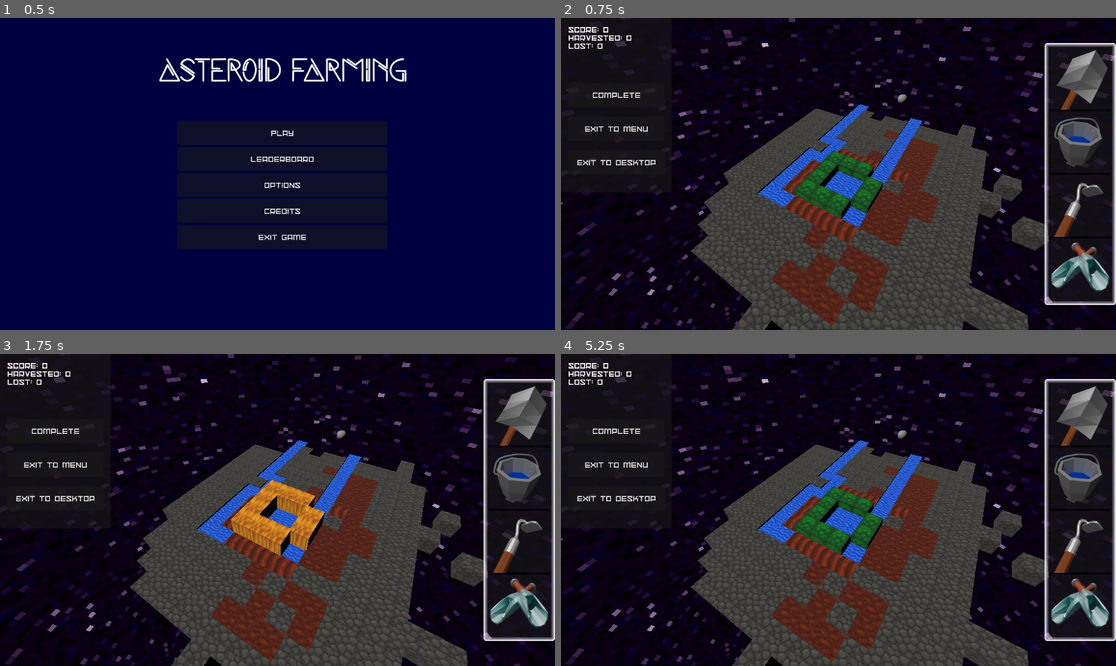
Above: before the commit, frames 1-4 (two rows, left to right).
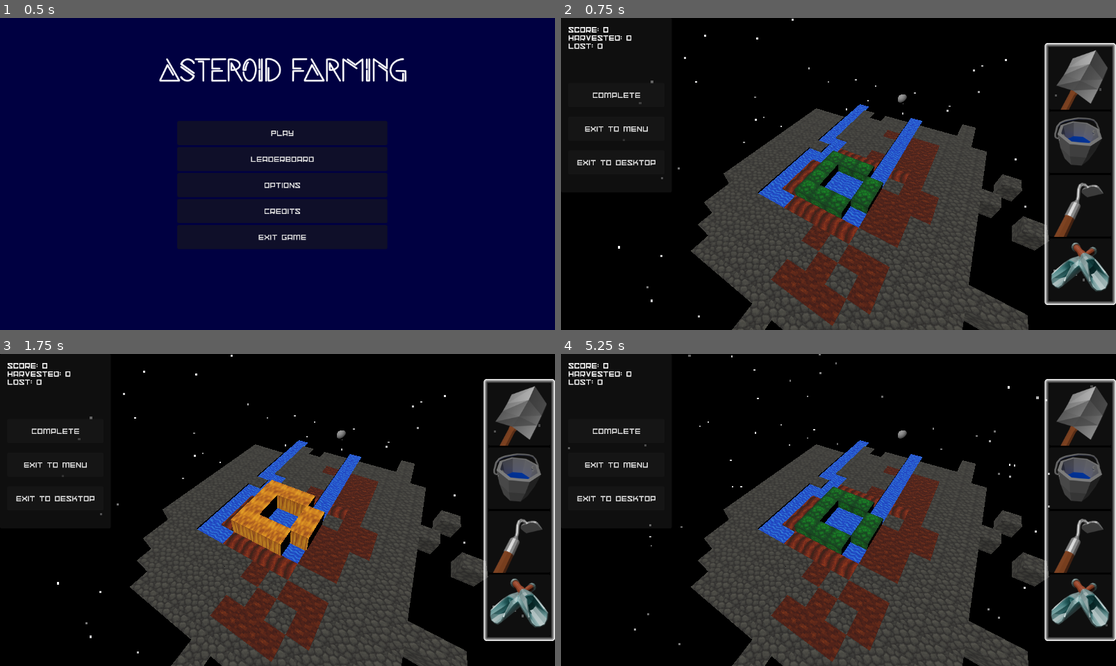
Above: after the commit, the same moments.

Repository: 100-Devs-1-Game/AsteroidFarming
Game: Godot game, scene res://scenes/main_program.tscn
The game is run twice, just before and just after one commit, with the same random seed, the same clock (stepped at 60 frames per second) and the same inputs.
Inputs (mouse positions are in pixels of both pictures, inside the frame that each line leads up to):
- Up to frame 1 (0.5 s): no input
- Up to frame 2 (0.75 s): click "Play" at 0.5 s
- Up to frame 3 (1.75 s): click (277, 510) at 1.25 s
- Up to frame 4 (5.25 s): click "Complete" at 2 s; click (832, 541) at 2.77 s; type "Alex" at 2.85 s; click "Submit" at 3.5 s; click "Clear leaderboard" at 4.25 s; click "Play" at 5 s

Frame 1 is identical in both runs. In frame 2, 10% of the frame differs, in the area x 0-100%, y 0-100%; in frame 3, 10%; in frame 4, 10%.

Commit message:
Add particle starfield

Diff:
--- a/src/assets/world_environment.tres
+++ b/src/assets/world_environment.tres
@@ -1,29 +1,17 @@
-[gd_resource type="Environment" load_steps=6 format=3 uid="uid://dol1vabg3lf3"]
+[gd_resource type="Environment" load_steps=5 format=3 uid="uid://dol1vabg3lf3"]
 
-[sub_resource type="Gradient" id="Gradient_n3r87"]
-offsets = PackedFloat32Array(0, 0.6, 0.7, 0.8, 0.9, 1)
-colors = PackedColorArray(0, 0, 0, 1, 0.073148705, 2.7819575e-05, 0.104602195, 1, 0.024999978, 0, 0.15, 1, 0.24563003, 0.14209999, 0.29, 1, 0.6573601, 0.5112001, 0.72, 1, 1, 1, 1, 1)
-metadata/_snap_enabled = true
+[sub_resource type="FastNoiseLite" id="FastNoiseLite_fynbl"]
 
-[sub_resource type="FastNoiseLite" id="FastNoiseLite_rfnck"]
-frequency = 1.0
+[sub_resource type="NoiseTexture2D" id="NoiseTexture2D_2xi55"]
+noise = SubResource("FastNoiseLite_fynbl")
 
-[sub_resource type="NoiseTexture2D" id="NoiseTexture2D_up770"]
-width = 256
-height = 256
-generate_mipmaps = false
-noise = SubResource("FastNoiseLite_rfnck")
-color_ramp = SubResource("Gradient_n3r87")
-
-[sub_resource type="PanoramaSkyMaterial" id="PanoramaSkyMaterial_rvr6v"]
-panorama = SubResource("NoiseTexture2D_up770")
-filter = false
+[sub_resource type="PhysicalSkyMaterial" id="PhysicalSkyMaterial_e8svi"]
+night_sky = SubResource("NoiseTexture2D_2xi55")
 
 [sub_resource type="Sky" id="Sky_rfnck"]
-sky_material = SubResource("PanoramaSkyMaterial_rvr6v")
-radiance_size = 0
+sky_material = SubResource("PhysicalSkyMaterial_e8svi")
 
 [resource]
-background_mode = 2
+background_mode = 1
 background_canvas_max_layer = 1
 sky = SubResource("Sky_rfnck")
--- a/src/scenes/main_scene.tscn
+++ b/src/scenes/main_scene.tscn
@@ -6,6 +6,7 @@
 [ext_resource type="Script" uid="uid://cyikgmoxhotjh" path="res://scenes/farm.gd" id="4_c1pb6"]
 [ext_resource type="Script" uid="uid://71jxb0tokcx4" path="res://scripts/farm_element.gd" id="5_6wevv"]
 [ext_resource type="Script" uid="uid://5tnrmukvr7sp" path="res://scripts/farm_element_transition.gd" id="6_e1cbu"]
+[ext_resource type="Script" uid="uid://7cya8gad5rw4" path="res://scenes/starfield.gd" id="7_c16ls"]
 
 [sub_resource type="SphereMesh" id="SphereMesh_7ykc4"]
 
@@ -14,6 +15,24 @@
 
 [sub_resource type="BoxShape3D" id="BoxShape3D_7ykc4"]
 size = Vector3(100, 0.1, 100)
+
+[sub_resource type="StandardMaterial3D" id="StandardMaterial3D_rt2n2"]
+shading_mode = 0
+specular_mode = 2
+disable_ambient_light = true
+vertex_color_use_as_albedo = true
+billboard_mode = 3
+particles_anim_h_frames = 1
+particles_anim_v_frames = 1
+particles_anim_loop = false
+
+[sub_resource type="PlaneMesh" id="PlaneMesh_c16ls"]
+material = SubResource("StandardMaterial3D_rt2n2")
+size = Vector2(1, 1)
+orientation = 2
+
+[sub_resource type="Gradient" id="Gradient_c16ls"]
+colors = PackedColorArray(0.3766584, 0.37665856, 0.37665793, 1, 1, 1, 1, 1)
 
 [node name="Main Scene" type="Node3D"]
 script = ExtResource("1_rt2n2")
@@ -155,6 +174,18 @@
 [node name="CollisionShape3D" type="CollisionShape3D" parent="Area3D"]
 shape = SubResource("BoxShape3D_7ykc4")
 
+[node name="Starfield" type="CPUParticles3D" parent="."]
+amount = 500
+lifetime = 600.0
+explosiveness = 1.0
+mesh = SubResource("PlaneMesh_c16ls")
+emission_shape = 2
+emission_sphere_radius = 128.0
+gravity = Vector3(0, 0, 0)
+scale_amount_min = 0.2
+color_initial_ramp = SubResource("Gradient_c16ls")
+script = ExtResource("7_c16ls")
+
 [connection signal="sig_harvested" from="GridMap" to="." method="_on_grid_map_sig_harvested"]
 [connection signal="sig_lost" from="GridMap" to="." method="_on_grid_map_sig_lost"]
 [connection signal="sig_tool_sound" from="GridMap" to="." method="_on_grid_map_sig_tool_sound"]
--- /dev/null
+++ b/src/scenes/starfield.gd
@@ -0,0 +1 @@
+extends CPUParticles3D
Not shown: 1 places in src/scenes/main_scene.tscn that only renumber resources
Not shown, added: src/scenes/starfield.gd.uid
